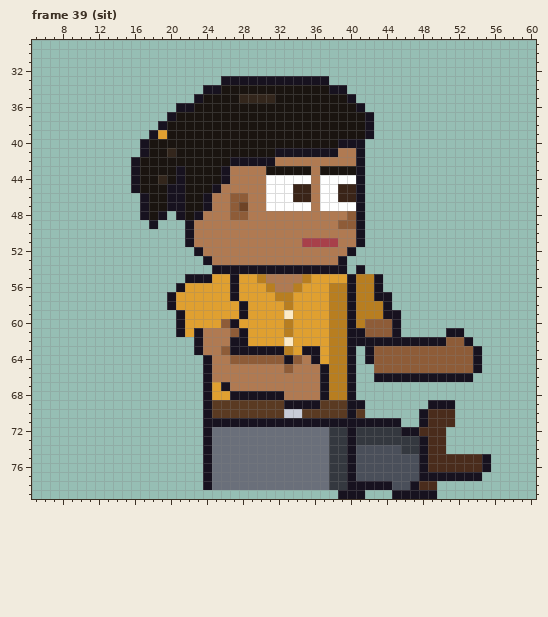
One commit to this pixel-art file: sprites/clients/client_foreman_a_right_anim.aseprite. The picture above is the old version.
64x80 pixels, 85 frames. Colours within 5 levels of each other are drawn and written as one. Shown: frame 39 (sit): x 5..60, y 29..79. The commit also changed other frames, which this record leaves out.
The result:
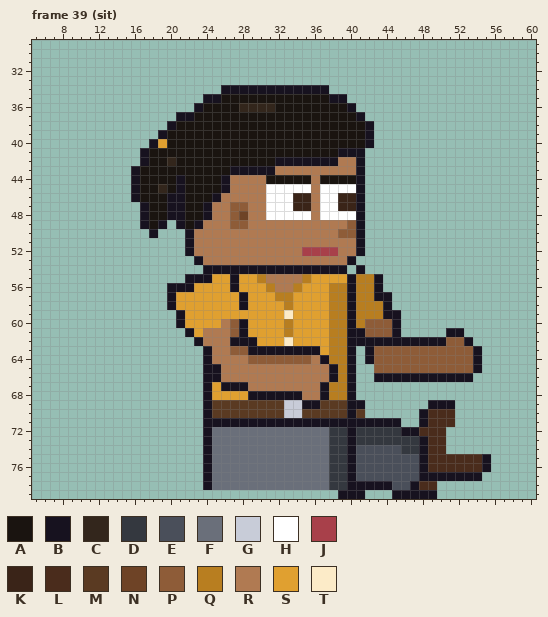
Palette (. is transparent): A #1a1410  B #17121f  C #33261c  D #34383f  E #4a4f5a  F #6a6f7a  G #c8ccd8  H #ffffff  J #a8404a  K #3a2418  L #4a2c1c  M #5a3a22  N #6e4326  P #8e5c38  Q #b87e20  R #b07a52  S #e0a030  T #fcebc8
Changes in this commit:
Changed rows in their new state; - is an unchanged pixel.
Frame 39 (sit):
first column x 16:
33 ----------............-----
34 --------..BBBBBBBBBBBB..---
35 -------.BB--AAAA------BB.--
36 -----..B----CCCC--------B.-
37 ----.BB------------------B.
38 ---.B----------------------
39 --.B-----------------------
40 -.BS-------------------AAAB
41 ----A-----------AAAAAAABB--
42 .B--C------AAAAABBBBBBB----
43 -----A----ABBBBBRRRR-RRRR--
44 ---A-----------AAAAA-AAAA--
45 ---CA----AB-------HH---HH--
46 BA------AB-RR--------------
47 ------------P-----KK---KK--
48 ---AB--AB---N--HHHHH-HHHH--
49 -BAB-BAB---PP----------R---
50 --B--------------------PP--
51 -------------------RRRR----
52 ------BR-----------JJJJ-RB-
53 -------BR--------------RB--
54 --------B------------------
56 ----B-B--------------------
57 -----------SB--------------
59 ------------S--------------
60 ----------RPB--------------
61 -----.BS-------------------
62 -------------B-------------
63 -------.B-RPP----BB--------
64 -----------RR----P-PRB-----
65 ---------B-------R---RB----
66 ---------B-----------RB----
67 -----------BB--------------
68 -----------SS----BB--------
69 -----------------GG--------
Boxes around the changes in both pictures, in picture pixels (x1, y1, x2, y2):
changed: (131, 76, 374, 409)
